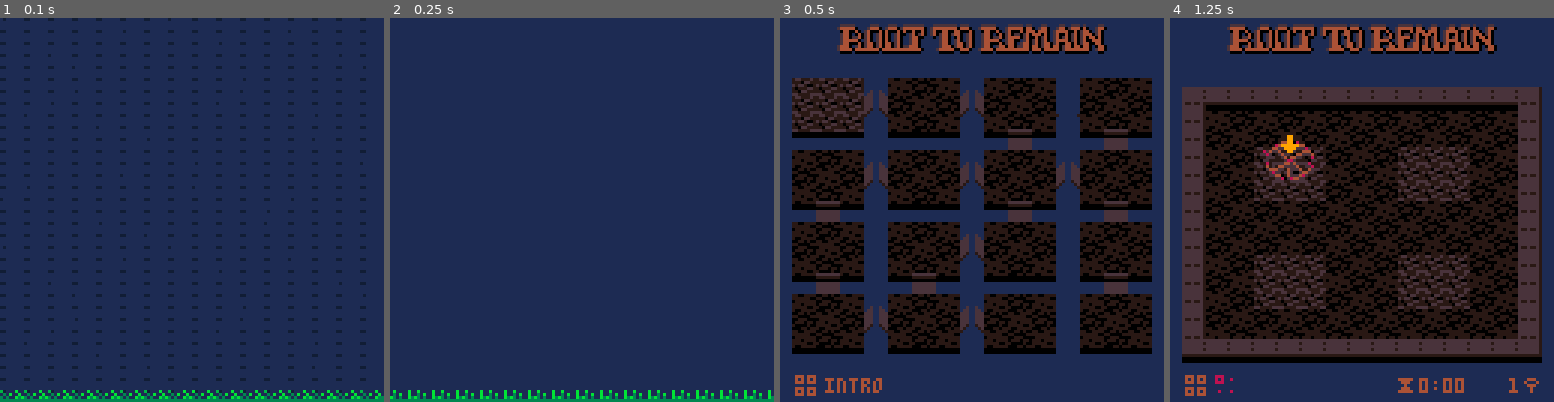
Above: before the commit, frames 1-4 (left to right).
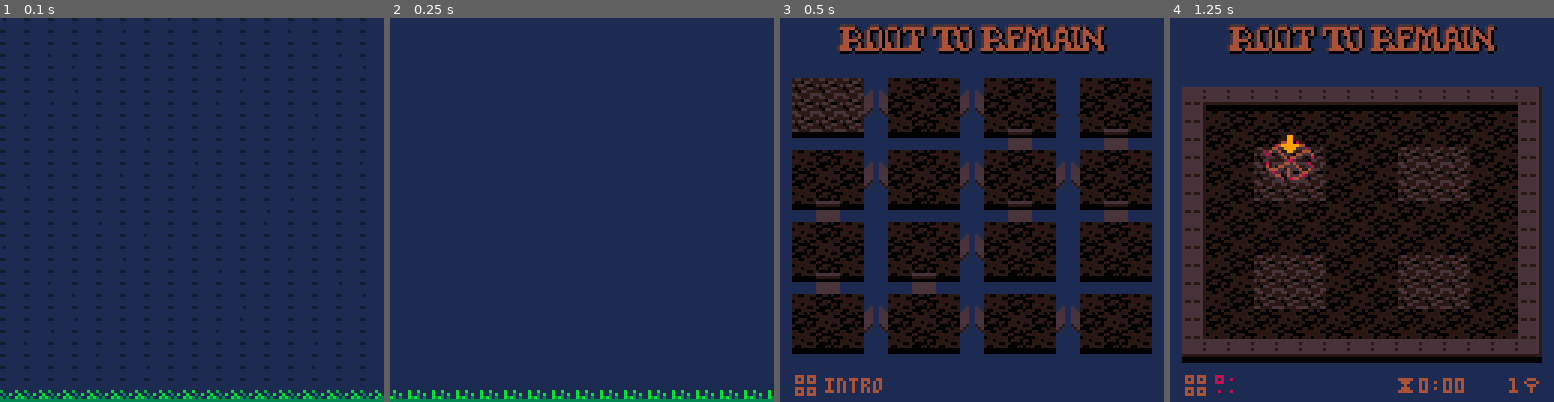
Above: after the commit, the same moments.

Repository: erwinbonsma/WhereToRootPico8
Game: PICO-8 cartridge wheretoroot.p8
Same seed, same stepped clock (60 frames per second), same inputs: the game is played once before the commit and once after it.
Inputs:
- Up to frame 1 (0.1 s): no input
- Up to frame 2 (0.25 s): no input
- Up to frame 3 (0.5 s): tap X (X key) at 0.33 s
- Up to frame 4 (1.25 s): tap O (Z key) at 0.7 s; tap X (X key) at 1.07 s

Frames 1-2 are identical in both runs. In frame 3, 0.5% of the frame differs, in the area x 71-91%, y 66-83%; in frame 4, nothing differs.

Commit message:
Add level quest
There are now 15 levels in total.

Diff:
--- a/wheretoroot.p8
+++ b/wheretoroot.p8
@@ -49,7 +49,7 @@
  1,2,3,8,
  5,7,4,6,
  9,13,10,11,
- 12,14,0,0,
+ 0,15,12,14,
 }
 
 level_defs={{
@@ -138,7 +138,7 @@
   goals={{12,12,3,3}}
  }
 },{
- name="weeds",
+ name="battle",
  data={
   mapdef={45,15,15,15},
   plyrs={{20,20},{100,20},{20,100},{60,60}},
@@ -163,7 +163,13 @@
   weeds=true
  }
 },{
- name="test"
+ name="quest",
+ data={
+  mapdef={60,16,15,15},
+  plyrs={{20,20},{100,20},{20,100},{60,60}},
+  goals={{11,11,3,3}},
+  weeds=true
+ }
 }}
 
 --sprite flags
@@ -378,11 +384,11 @@
  })
 
  o.hbridges={}
- for b in all({0,1,4,5,6,9,12,13}) do
+ for b in all({0,1,4,5,6,9,12,13,14}) do
   o.hbridges[b]=true
  end
  o.vbridges={}
- for b in all({2,3,4,6,7,8,9,11}) do
+ for b in all({2,3,4,6,7,8,9}) do
   o.vbridges[b]=true
  end
 
@@ -2968,21 +2974,21 @@
 3930313031303130313031303130393930313031303130313031303130393c303130313031303130313031303c3430313031303134313031303130343031303130313031303130313031343032323230313031303130323232303431313131313535353030303030340000000000003430313034303130343031303430313034
 38383838383838383838383838383a38383838383838383838383838383a3c3c3c3c3c3c3c3c3c3c3c3c3c3c3c3433333333333334333333333333343130313031303130313031303130343130313031303130313031303130313433333333333434343333333333340000000000003431303134313031343130313431303134
 3434343434343434343434343434343434343434343434343434343434343434343434343434343434343434343434343434343434343434343434343333333333333333333333333333343031303130313031303130313031303434343434343434343434343434343400000000003430313034303130343031303430313034
-343232323232343434323232323234313132323131323231313232313134313131303131343431313031313134343031303d303130313031303130340000000000000000000000000000343333333333333333333333333333333434343434343130313034313031303400000000003433333334333333343333333433333334
-343232323232343434323232323234313132323131323231313232313134313131303131343431313031313134343130313d31303130313031303134000000000000000000000000000000343434343434343434343434343434343434343434303130313d303130313400000000003430313034303130343031303430313034
-343232323232343434323232323234323231313232313132323131323234313131333030313130303331313134343031303d30313031303130313034000000000000000000000000000000343c3c32323c3c32323c3c32323c3c343130313034313031303d313031303400000000003431303134313031343130313431303134
-3432323232323d3d3d323232323234323231313232313132323131323234303033343030313130303433303034343333333533333333333331303134000000000000000000000000000000343c3c32323c3c32323c3c32323c3c34303130313d3031303135303130313400000000003430313034303130343031303430313034
-3432323232323d3d3d323232323234313132323131323231313232313134313130303333303033333030313134343130313d303130313034303130340000000000000000000000000000003432323c3c32323c3c32323c3c323234313031303d3130313034333031333400000000003433333334333333343333333433333334
-343333333d3d3535353d3d33333334313132323131323231313232313134313130303434303034343030313134343031303d313031303134313031340000000000000000000000000000003432323c3c32323c3c32323c3c32323430313031353031303134303130313400000000000000000000000000000000000000000000
-343434343d3d3434343d3d34343434323231313232313132323131323234333331313030333330303131333334343130313d30313031303d30313034000000000000000000000000000000343c3c32323c3c32323c3c32323c3c343130313034333d3d3334313031303400000000000000000000000000000000000000000000
-343434343d3d3434343d3d34343434323231313232313132323131323234343431313030343430303131343434343031303531303130313d31303134000000000000000000000000000000343c3c32323c3c32323c3c32323c3c343031303134343d3d3434303130313400000000000000000000000000000000000000000000
-3432323232323d3d3d323232323234313132323131323231313232313134313130303333303033333030313134343130313430313031303d303130340000000000000000000000000000003432323c3c32323c3c32323c3c32323431303130343130313034313031303400000000000000000000000000000000000000000000
-3432323232323d3d3d3232323232343131323231313232313132323131343131303034343030343430303131343430313034333333333335333333340000000000000000000000000000003432323c3c32323c3c32323c3c323234303130313d3031303134333130333400000000000000000000000000000000000000000000
-343232323232353535323232323234323231313232313132323131323234303033333030313130303333303034343130313031303130313d31303134000000000000000000000000000000343c3c32323c3c32323c3c32323c3c34313031303d3130313034313031303400000000000000000000000000000000000000000000
-343232323232343434323232323234323231313232313132323131323234313131343030313130303432323234343031303130313031303d30313034000000000000000000000000000000343c3c32323c3c32323c3c32323c3c343031303135303130313d303130313400000000000000000000000000000000000000000000
-343232323232343434323232323234313132323131323231313232313134313131303131333331313032323234343130313031303130313d313031340000000000000000000000000000003432323c3c32323c3c32323c3c3232343333333334313031303d313031303400000000000000000000000000000000000000000000
-3433333333333434343333333333343131323231313232313132323131343131313031313434313130323232343433333333333333333335333333340000000000000000000000000000003432323c3c32323c3c32323c3c32323434343434343031303135303130313400000000000000000000000000000000000000000000
-000000000000000000000000000034333333333333333333333333333334333333333333343433333333333334000000000000000000000000000000000000000000000000000000000000343c3c32323c3c32323c3c32323c3c3434343434343333333334333333333400000000000000000000000000000000000000000000
+343232323232343434323232323234313132323131323231313232313134313131303131343431313031313134343031303d303130313031303130343434343434343434343434343434343333333333333333333333333333333434343434343130313034313031303400000000003433333334333333343333333433333334
+343232323232343434323232323234313132323131323231313232313134313131303131343431313031313134343130313d31303130313031303134343031303d30313031303130313034343434343434343434343434343434343434343434303130313d303130313400000000003430313034303130343031303430313034
+343232323232343434323232323234323231313232313132323131323234313131333030313130303331313134343031303d30313031303130313034343130313d31303130313031303134343c3c32323c3c32323c3c32323c3c343130313034313031303d313031303400000000003431303134313031343130313431303134
+3432323232323d3d3d323232323234323231313232313132323131323234303033343030313130303433303034343333333533333333333331303134343031303d30313031303130313034343c3c32323c3c32323c3c32323c3c34303130313d3031303135303130313400000000003430313034303130343031303430313034
+3432323232323d3d3d323232323234313132323131323231313232313134313130303333303033333030313134343130313d303130313034303130343433333335333333333333313031343432323c3c32323c3c32323c3c323234313031303d3130313034333031333400000000003433333334333333343333333433333334
+343333333d3d3535353d3d33333334313132323131323231313232313134313130303434303034343030313134343031303d31303130313431303134343130313d303130313034303130343432323c3c32323c3c32323c3c32323430313031353031303134303130313400000000000000000000000000000000000000000000
+343434343d3d3434343d3d34343434323231313232313132323131323234333331313030333330303131333334343130313d30313031303d30313034343031303d31303130313431303134343c3c32323c3c32323c3c32323c3c343130313034333d3d3334313031303400000000000000000000000000000000000000000000
+343434343d3d3434343d3d34343434323231313232313132323131323234343431313030343430303131343434343031303531303130313d31303134343130313d30313031303d30313034343c3c32323c3c32323c3c32323c3c343031303134343d3d3434303130313400000000000000000000000000000000000000000000
+3432323232323d3d3d323232323234313132323131323231313232313134313130303333303033333030313134343130313430313031303d30313034343031303531303130313d313031343432323c3c32323c3c32323c3c32323431303130343130313034313031303400000000000000000000000000000000000000000000
+3432323232323d3d3d323232323234313132323131323231313232313134313130303434303034343030313134343031303433333333333533333334343130313430313031303d303130343432323c3c32323c3c32323c3c323234303130313d3031303134333130333400000000000000000000000000000000000000000000
+343232323232353535323232323234323231313232313132323131323234303033333030313130303333303034343130313031303130313d31303134343031303433333333333533333334343c3c32323c3c32323c3c32323c3c34313031303d3130313034313031303400000000000000000000000000000000000000000000
+343232323232343434323232323234323231313232313132323131323234313131343030313130303432323234343031303130313031303d30313034343130313031303130313d32323234343c3c32323c3c32323c3c32323c3c343031303135303130313d303130313400000000000000000000000000000000000000000000
+343232323232343434323232323234313132323131323231313232313134313131303131333331313032323234343130313031303130313d31303134343031303130313031303d323232343432323c3c32323c3c32323c3c3232343333333334313031303d313031303400000000000000000000000000000000000000000000
+343333333333343434333333333334313132323131323231313232313134313131303131343431313032323234343333333333333333333533333334343130313031303130313d323232343432323c3c32323c3c32323c3c32323434343434343031303135303130313400000000000000000000000000000000000000000000
+000000000000000000000000000034333333333333333333333333333334333333333333343433333333333334000000000000000000000000000000343333333333333333333533333334343c3c32323c3c32323c3c32323c3c3434343434343333333334333333333400000000000000000000000000000000000000000000
 000000000000000000000000000000000000000000000000000000000000000000000000000000000000000000000000000000000000000000000000000000000000000000000000000000343c3c32323c3c32323c3c32323c3c3400000000000000000000000000000000000000000000000000000000000000000000000000
 
 
